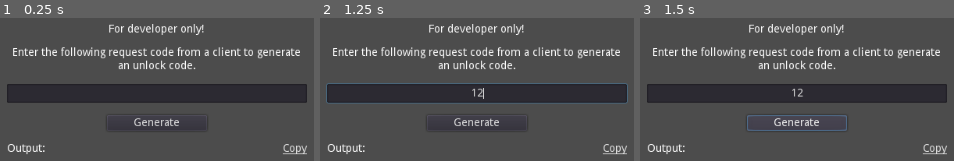
Above: before the commit, frames 1-3 (left to right).
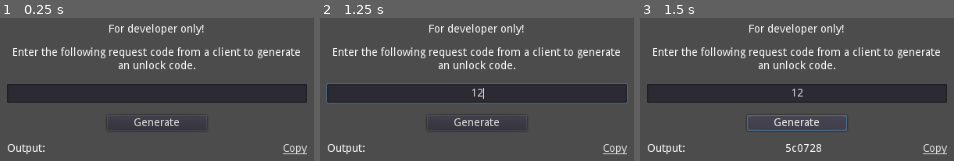
Above: after the commit, the same moments.

Repository: Firstject/godot-app-locker
Game: Godot game, scene res://Src/Scene/CodeDevGenerator/CodeDevGenerator.tscn
The game is run twice, just before and just after one commit, with the same random seed, the same clock (stepped at 60 frames per second) and the same inputs. The project has no main scene, so this scene is started directly.
Inputs (mouse positions are in pixels of both pictures, inside the frame that each line leads up to):
- Up to frame 1 (0.25 s): no input
- Up to frame 2 (1.25 s): click (477, 93) at 0.52 s; type "12" at 0.6 s
- Up to frame 3 (1.5 s): click "Generate" at 1.25 s

Frames 1-2 are identical in both runs. In frame 3, 0.3% of the frame differs, in the area x 46-58%, y 88-94%.

Commit message:
Add code generation and copy to clipboard

Diff:
--- /dev/null
+++ b/Project/Src/Scene/CodeDevGenerator/CodeDevGenerator.gd
@@ -0,0 +1,67 @@
+# CodeDevGenerator
+# Written by: First
+
+extends Node
+
+"""
+	A scene for the game developer
+"""
+
+#-------------------------------------------------
+#      Classes
+#-------------------------------------------------
+
+#-------------------------------------------------
+#      Signals
+#-------------------------------------------------
+
+#-------------------------------------------------
+#      Constants
+#-------------------------------------------------
+
+#-------------------------------------------------
+#      Properties
+#-------------------------------------------------
+
+onready var request_line_edit = $MarginContainer/Control/VBox/RequestLineEdit
+onready var output_label = $MarginContainer/Control/VBox/OutputHbox/OutputLabel
+
+export (String) var unique_app_id = "123456789"
+
+#-------------------------------------------------
+#      Notifications
+#-------------------------------------------------
+
+#-------------------------------------------------
+#      Virtual Methods
+#-------------------------------------------------
+
+#-------------------------------------------------
+#      Override Methods
+#-------------------------------------------------
+
+#-------------------------------------------------
+#      Public Methods
+#-------------------------------------------------
+
+func generate():
+	var ahl = AppHashLock.new()
+	output_label.set_text(ahl.get_unlock_code(request_line_edit.get_text(), unique_app_id))
+
+#-------------------------------------------------
+#      Connections
+#-------------------------------------------------
+
+func _on_GenerateButton_pressed() -> void:
+	generate()
+
+func _on_CopyLinkButton_pressed() -> void:
+	OS.set_clipboard(output_label.text)
+
+#-------------------------------------------------
+#      Private Methods
+#-------------------------------------------------
+
+#-------------------------------------------------
+#      Setters & Getters
+#-------------------------------------------------
--- a/Project/Src/Scene/CodeDevGenerator/CodeDevGenerator.tscn
+++ b/Project/Src/Scene/CodeDevGenerator/CodeDevGenerator.tscn
@@ -1,6 +1,9 @@
-[gd_scene format=2]
+[gd_scene load_steps=2 format=2]
+
+[ext_resource path="res://Src/Scene/CodeDevGenerator/CodeDevGenerator.gd" type="Script" id=1]
 
 [node name="CodeDevGenerator" type="Node"]
+script = ExtResource( 1 )
 
 [node name="MarginContainer" type="MarginContainer" parent="."]
 anchor_right = 1.0
@@ -62,7 +65,7 @@
 margin_bottom = 101.0
 align = 1
 
-[node name="Button" type="Button" parent="MarginContainer/Control/VBox"]
+[node name="GenerateButton" type="Button" parent="MarginContainer/Control/VBox"]
 margin_left = 128.0
 margin_top = 117.0
 margin_right = 256.0
@@ -93,3 +96,5 @@
 margin_right = 384.0
 margin_bottom = 14.0
 text = "Copy"
+[connection signal="pressed" from="MarginContainer/Control/VBox/GenerateButton" to="." method="_on_GenerateButton_pressed"]
+[connection signal="pressed" from="MarginContainer/Control/VBox/OutputHbox/CopyLinkButton" to="." method="_on_CopyLinkButton_pressed"]
